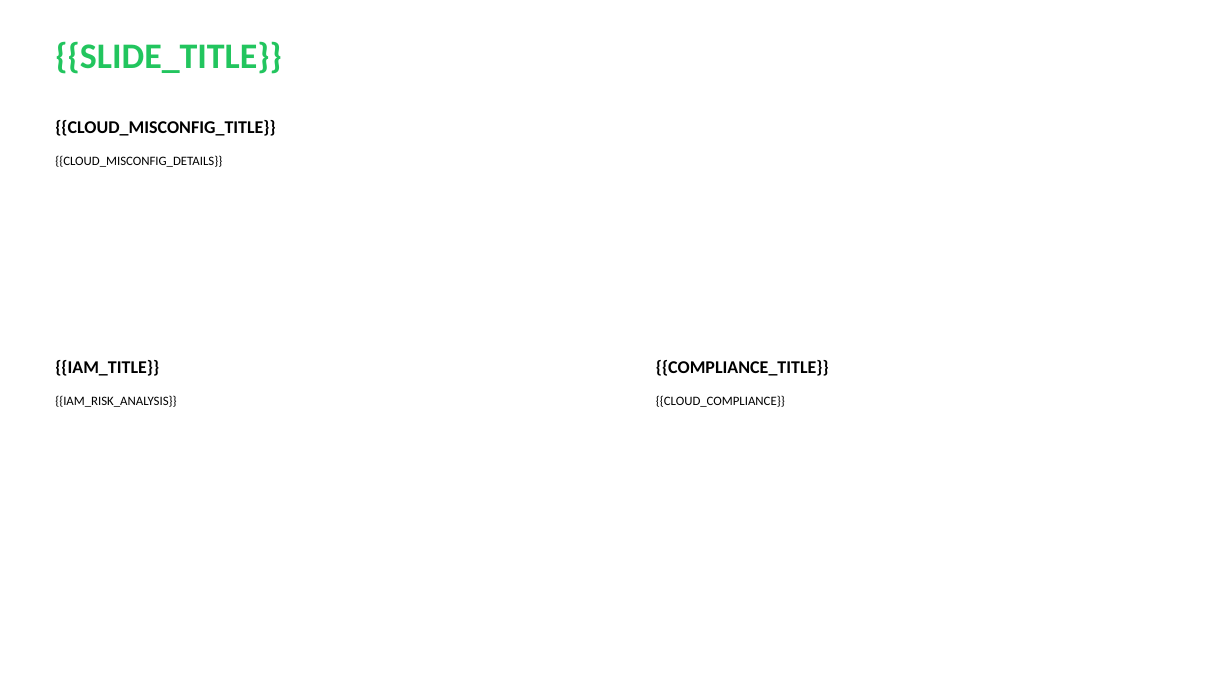
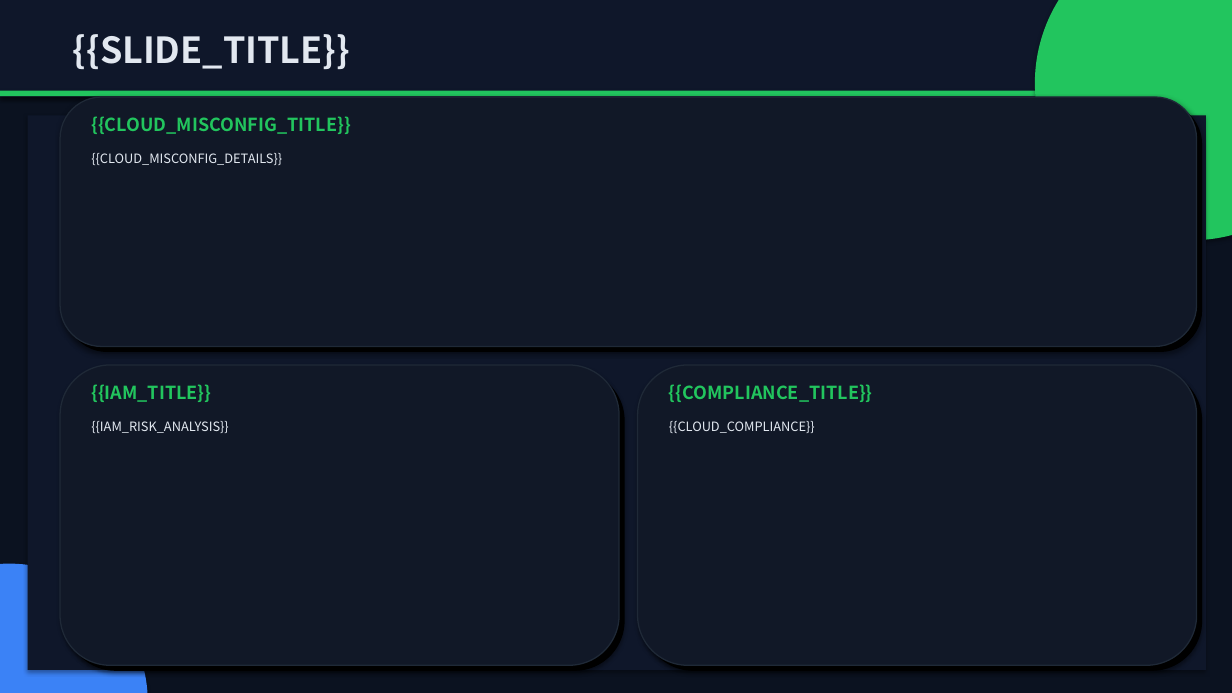
Before and after one commit to Xupai2022/report-generation, a slide deck: slide 8 of mss_ai_ppt_sample_assets/backend/data/templates/mss_technical_v2.pptx. Drawn at 1232x693 pixels with LibreOffice and Linux fonts; fonts in the diff are those of the drawing. Boxes give left, top, right and bottom in pixels: in the first picture for what was removed or moved away, otherwise in the second. Text is boxed around its words. In the diff, an @@ line names an element or a change of style, - is before the commit and + after.

```diff
--- a/mss_ai_ppt_sample_assets/backend/data/templates/mss_technical_v2.pptx
+++ b/mss_ai_ppt_sample_assets/backend/data/templates/mss_technical_v2.pptx
@@ background #FFFFFF to #0B1220 @@
@@ rectangle added at bbox=[0, 0, 1232, 97], fill #0F172A @@
@@ text "{{SLIDE_TITLE}}": place and size @@
-text "{{SLIDE_TITLE}}" at bbox=[55, 41, 282, 74]
+text "{{SLIDE_TITLE}}" at bbox=[73, 34, 350, 69]
@@ text "{{SLIDE_TITLE}}" at bbox=[73, 34, 350, 69]: font Calibri to Noto Sans CJK SC, text colour #22C55E to #E2E8F0 @@
@@ ellipse added at bbox=[1035, 0, 1232, 240], fill #22C55E @@
@@ rectangle added at bbox=[0, 91, 1232, 96], fill #22C55E @@
@@ rectangle added at bbox=[28, 116, 1206, 670], fill #0F172A @@
@@ rounded rectangle added at bbox=[60, 97, 1197, 347], fill #111827, outline #1F2937 1 pt @@
@@ rounded rectangle added at bbox=[66, 103, 1202, 352], fill #000000 @@
@@ text "{{CLOUD_MISCONFIG_TITLE}}": place and size @@
-text "{{CLOUD_MISCONFIG_TITLE}}" at bbox=[55, 120, 276, 136]
+text "{{CLOUD_MISCONFIG_TITLE}}" at bbox=[91, 116, 351, 134]
@@ text "{{CLOUD_MISCONFIG_DETAILS}}": place and size @@
-text "{{CLOUD_MISCONFIG_DETAILS}}" at bbox=[55, 155, 222, 167]
+text "{{CLOUD_MISCONFIG_DETAILS}}" at bbox=[91, 153, 282, 165]
@@ rounded rectangle added at bbox=[60, 365, 619, 665], fill #111827, outline #1F2937 1 pt @@
@@ rounded rectangle added at bbox=[66, 371, 625, 671], fill #000000 @@
@@ font Calibri to Noto Sans CJK SC, text colour #000000 to #22C55E in 3 elements at bbox=[91, 116, 351, 134], bbox=[669, 384, 873, 402], bbox=[91, 384, 211, 402] @@
@@ text "{{IAM_TITLE}}": place and size @@
-text "{{IAM_TITLE}}" at bbox=[55, 360, 159, 376]
+text "{{IAM_TITLE}}" at bbox=[91, 384, 211, 402]
@@ rounded rectangle added at bbox=[638, 365, 1197, 665], fill #111827, outline #1F2937 1 pt @@
@@ rounded rectangle added at bbox=[643, 371, 1202, 671], fill #000000 @@
@@ text "{{COMPLIANCE_TITLE}}": place and size @@
-text "{{COMPLIANCE_TITLE}}" at bbox=[656, 360, 829, 376]
+text "{{COMPLIANCE_TITLE}}" at bbox=[669, 384, 873, 402]
@@ font Calibri to Noto Sans CJK SC, text colour #000000 to #E2E8F0 in 3 elements at bbox=[91, 153, 282, 165], bbox=[669, 421, 815, 433], bbox=[91, 421, 228, 433] @@
@@ text "{{IAM_RISK_ANALYSIS}}": place and size @@
-text "{{IAM_RISK_ANALYSIS}}" at bbox=[55, 395, 176, 407]
+text "{{IAM_RISK_ANALYSIS}}" at bbox=[91, 421, 228, 433]
@@ text "{{CLOUD_COMPLIANCE}}": place and size @@
-text "{{CLOUD_COMPLIANCE}}" at bbox=[656, 395, 785, 407]
+text "{{CLOUD_COMPLIANCE}}" at bbox=[669, 421, 815, 433]
@@ ellipse added at bbox=[0, 564, 148, 693], fill #3B82F6 @@
```
Also in this commit, not shown: 9 other slides changed, 5 other files.
